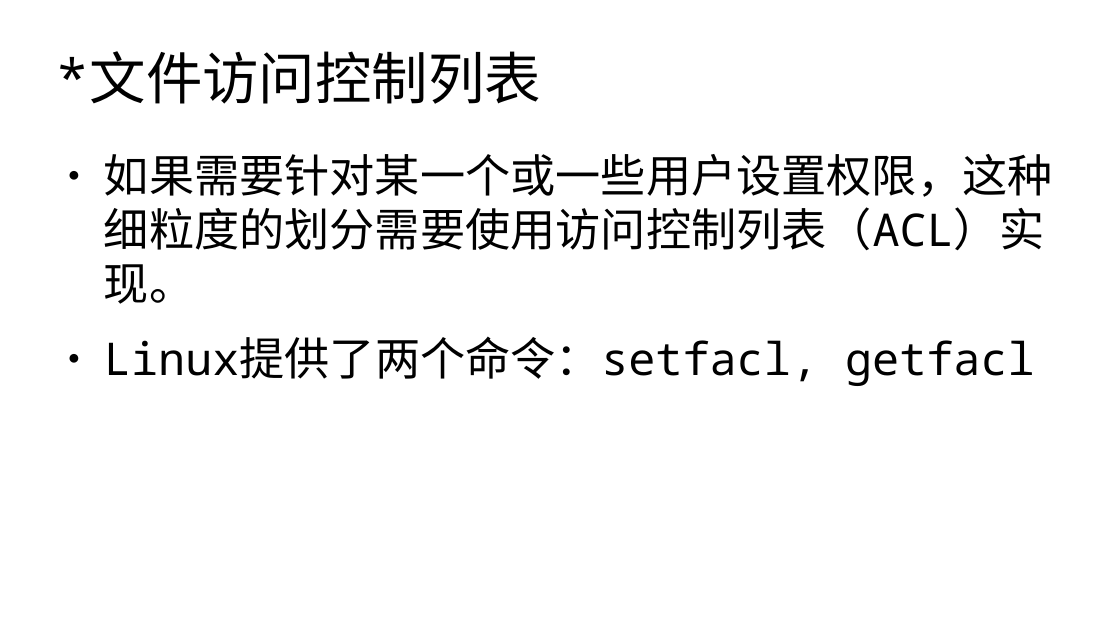
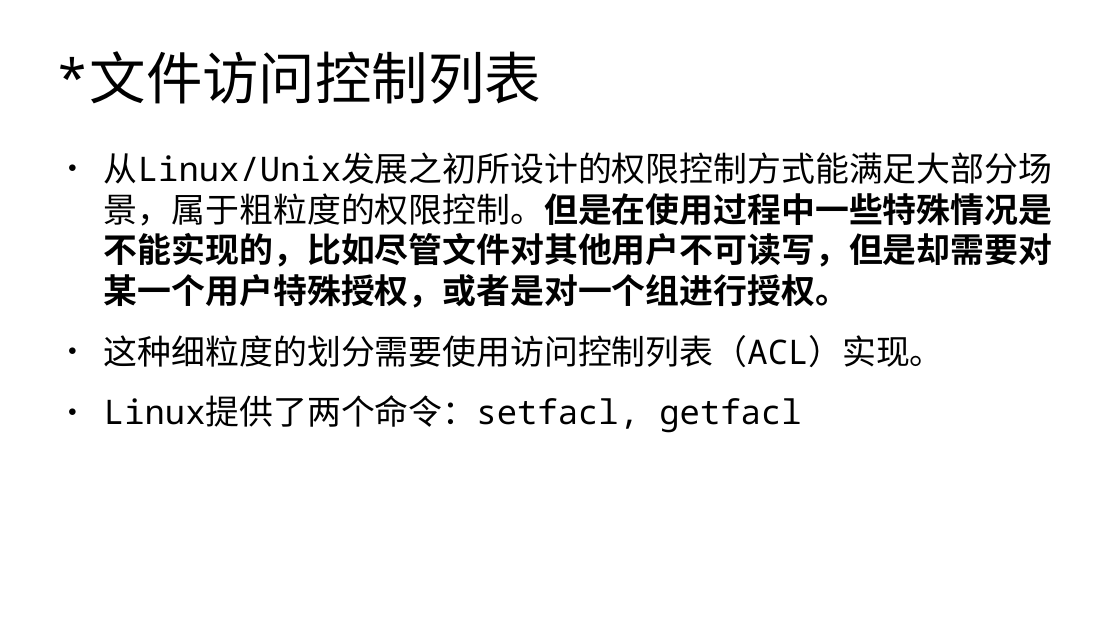
Before and after one commit to master-genius/linux-system, a slide deck: slide 16 of materials/slides/ch10-mode-and-acl.odp (slide 15 before the commit). Drawn at 1120x630 pixels with LibreOffice and Linux fonts; fonts in the diff are those of the drawing. Boxes give left, top, right and bottom in pixels: in the first picture for what was removed or moved away, otherwise in the second. Text is boxed around its words. In the diff, an @@ line names an element or a change of style, - is before the commit and + after.

```diff
--- a/materials/slides/ch10-mode-and-acl.odp
+++ b/materials/slides/ch10-mode-and-acl.odp
@@ text at [104,152,1052,367]: text changed; size 32 to 24.1 pt @@
-● 如果需要针对某一个或一些用户设置权限，这种细粒度的划分需要使用访问控制列表（ACL）实现。
+● 从Linux/Unix发展之初所设计的权限控制方式能满足大部分场景，属于粗粒度的权限控制。但是在使用过程中一些特殊情况是不能实现的，比如尽管文件对其他用户不可读写，但是却需要对某一个用户特殊授权，或者是对一个组进行授权。
+● 这种细粒度的划分需要使用访问控制列表（ACL）实现。
@@ text at [104,395,801,433]: size 32 to 24.1 pt in "Linux提供了两个命令：setfacl, getfacl" @@
```
Also in this commit, not shown: 13 other slides changed, 2 slides added, 4 other files.
